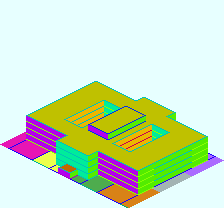
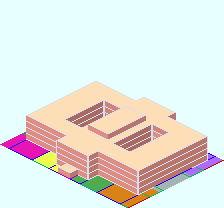
The second (224, 208) image is a revision of the first. Changes to its layers:
added group "Texture" with 3 layers above "Build" over <box>26,81,208,195</box>
added layer "TeX_Spn" in group "Texture" over <box>56,100,208,195</box>
added layer "TeX_Fl" in group "Texture" over <box>28,82,206,172</box>
added layer "TeX_Wall" in group "Texture" over <box>26,81,208,195</box>
added layer "Outs_Marking" in group "Marking" over <box>22,107,224,208</box>
